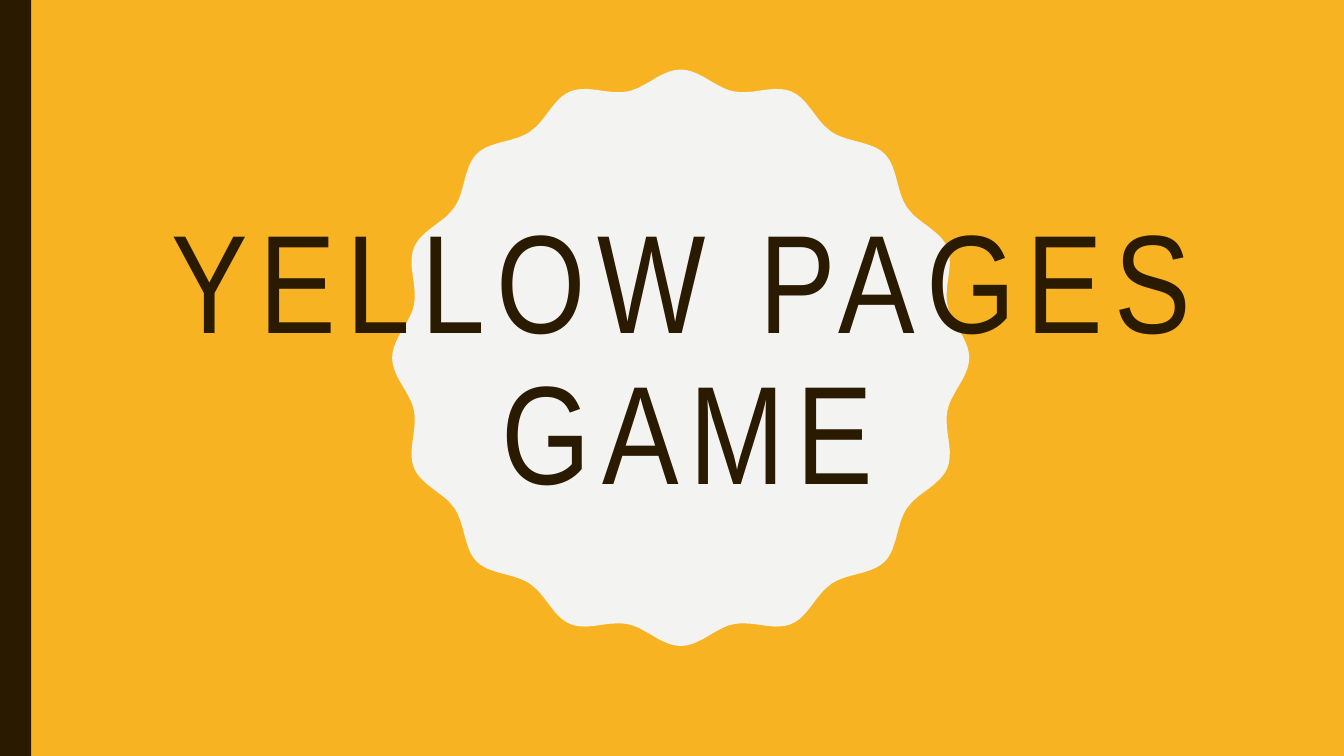
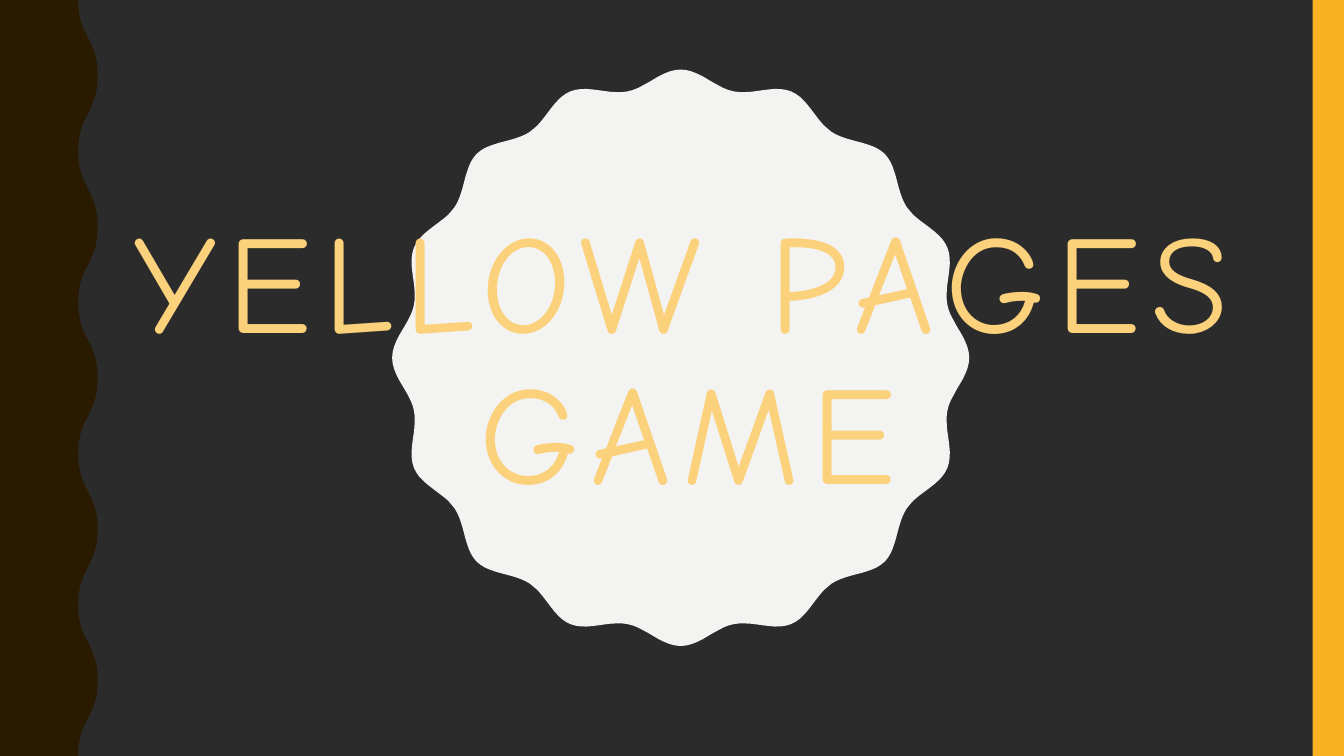
Before and after one commit to JenoahKers/WebdevP8, a slide deck: slide 1 of Documentatie/Pitch.pptx. Drawn at 1344x756 pixels with LibreOffice and Linux fonts; fonts in the diff are those of the drawing; background and template pictures are left out; a plain dark background stands for a picture behind light text. Boxes give left, top, right and bottom in pixels: in the first picture for what was removed or moved away, otherwise in the second. Text is boxed around its words. In the diff, an @@ line names an element or a change of style, - is before the commit and + after.

```diff
--- a/Documentatie/Pitch.pptx
+++ b/Documentatie/Pitch.pptx
@@ background #F8B323 to picture (left out) @@
@@ freeform shape added at (0,0,98,756), fill #2A1A00 @@
@@ rectangle added at (1313,0,1344,756), fill #F8B323 @@
@@ title "YELLOW PAGES GAME" at (134,211,1229,485): font Arial Narrow to Comic Neue, text colour #2A1A00 to #FBD17B @@
```
Also in this commit, not shown: 4 other slides changed.
